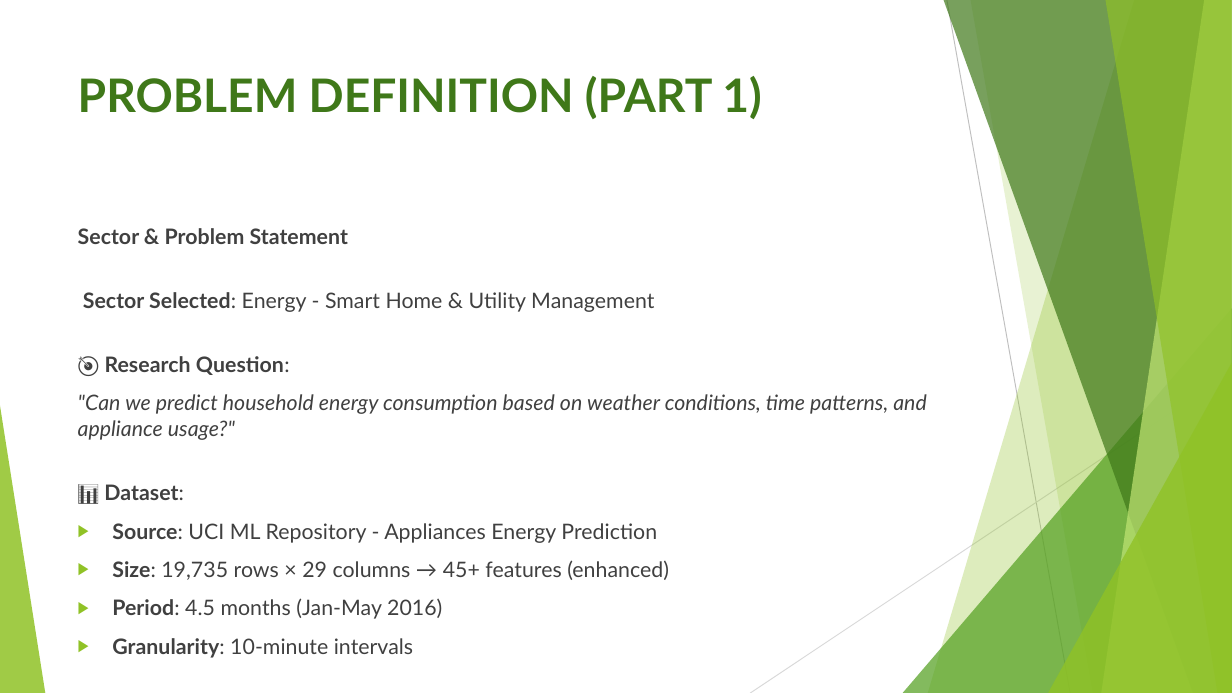
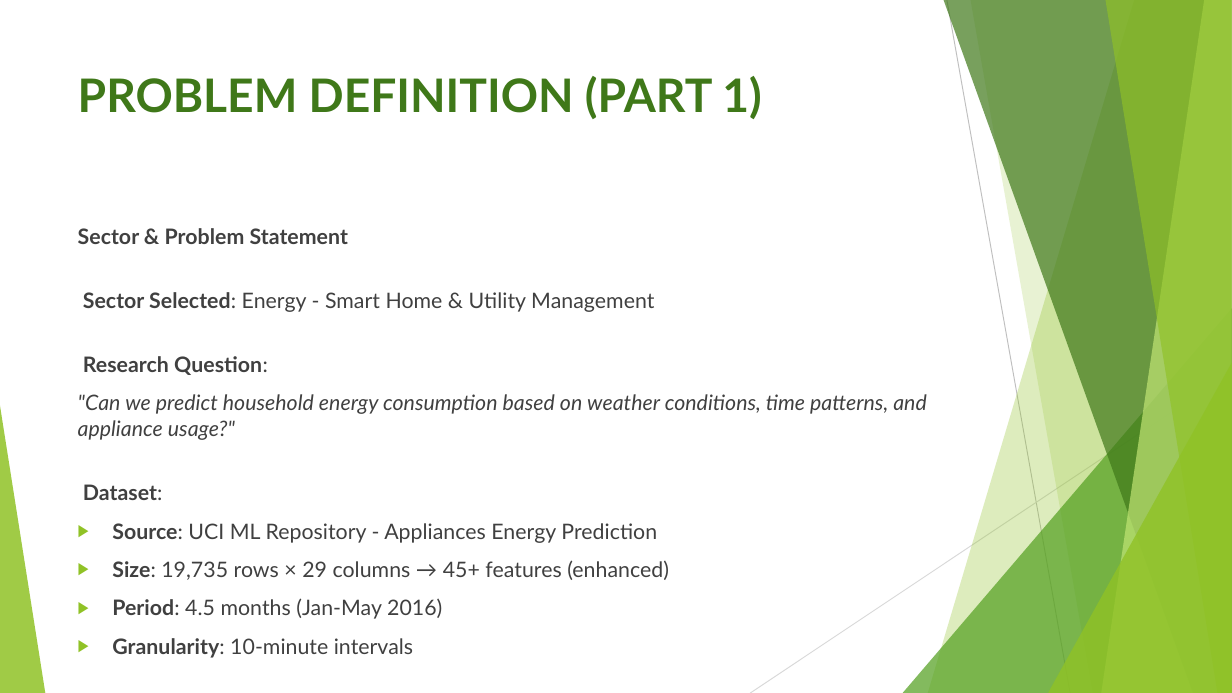
Before and after one commit to Esther-ingabire/EnergyCapstoneProject, a slide deck: slide 4 of Pro.pptx. Drawn at 1232x693 pixels with LibreOffice and Linux fonts; fonts in the diff are those of the drawing. Boxes give left, top, right and bottom in pixels: in the first picture for what was removed or moved away, otherwise in the second. Text is boxed around its words. In the diff, an @@ line names an element or a change of style, - is before the commit and + after.

```diff
--- a/Pro.pptx
+++ b/Pro.pptx
@@ text at (83, 356, 268, 375): text changed @@
-🎯 Research Question:
+Research Question:
@@ text at (83, 484, 163, 500): text changed @@
-📊 Dataset:
+Dataset:
```
Also in this commit, not shown: 6 other slides changed, 3 other files.
